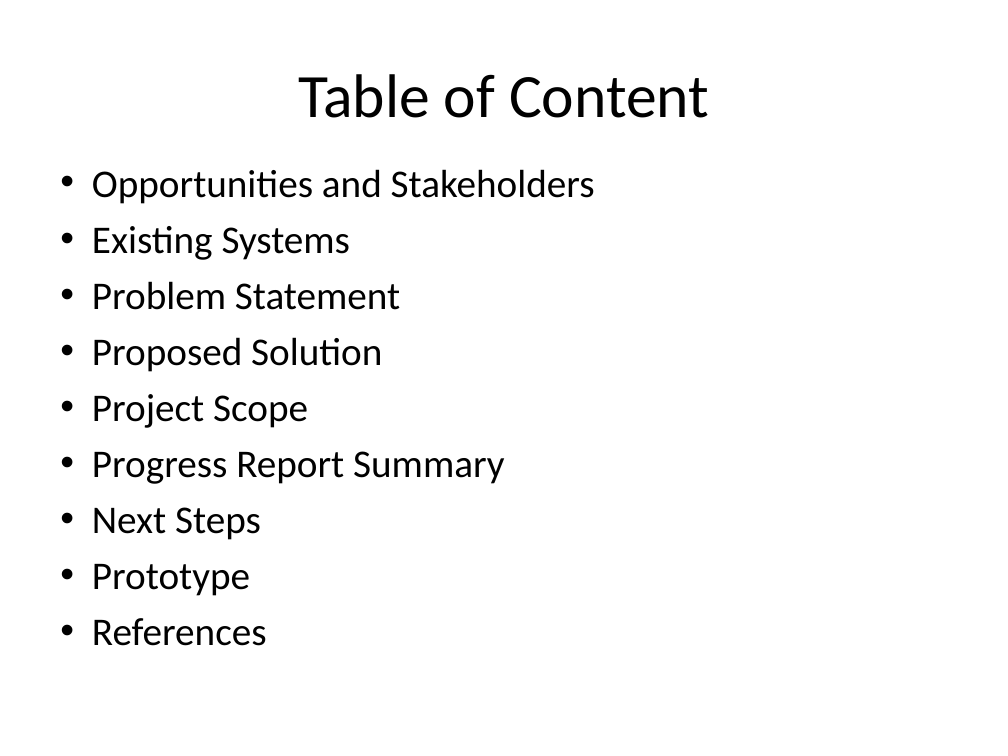
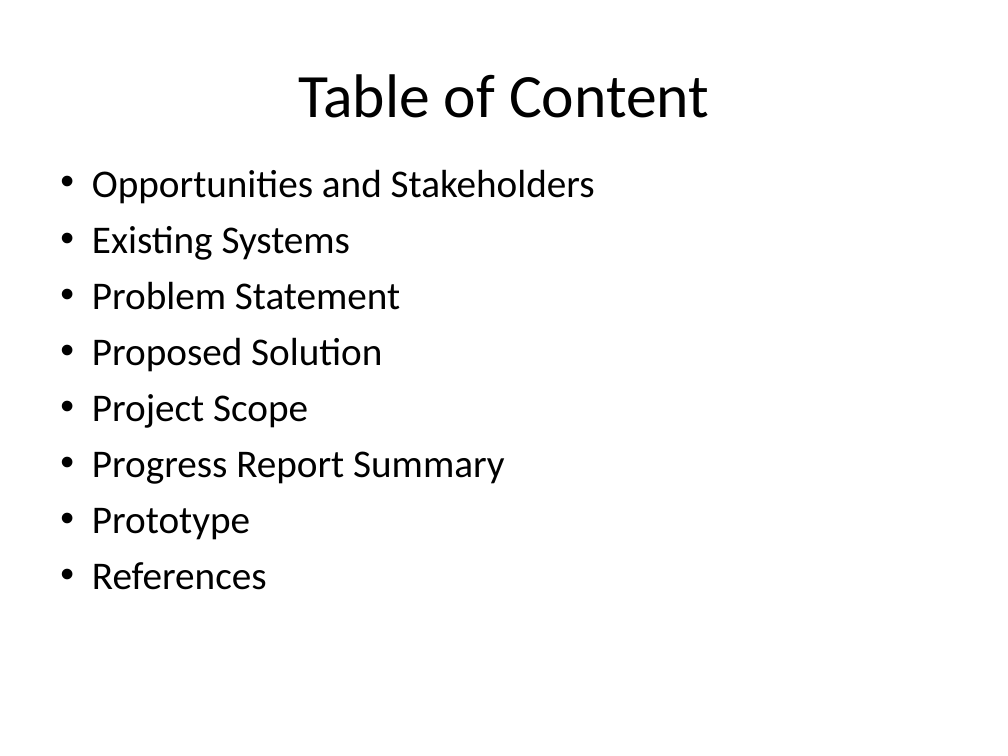
Before and after one commit to HAMZAZAWARI2/selfdm_, a slide deck: slide 3 of Fyp_presentation_part_01.pptx. Drawn at 1008x756 pixels with LibreOffice and Linux fonts; fonts in the diff are those of the drawing; background and template pictures are left out. Boxes give left, top, right and bottom in pixels: in the first picture for what was removed or moved away, otherwise in the second. Text is boxed around its words. In the diff, an @@ line names an element or a change of style, - is before the commit and + after.

```diff
--- a/Fyp_presentation_part_01.pptx
+++ b/Fyp_presentation_part_01.pptx
@@ text at (92, 507, 261, 540): paragraph removed @@
-• Next Steps
```
Also in this commit, not shown: 6 other slides changed, 10 slides added, 7 slides removed.
